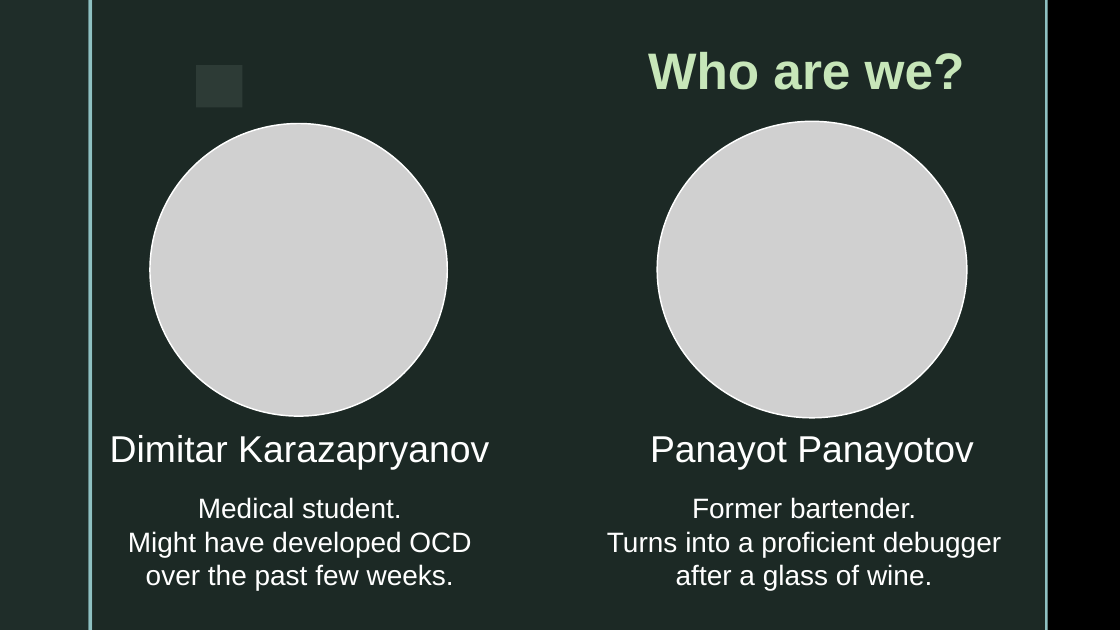
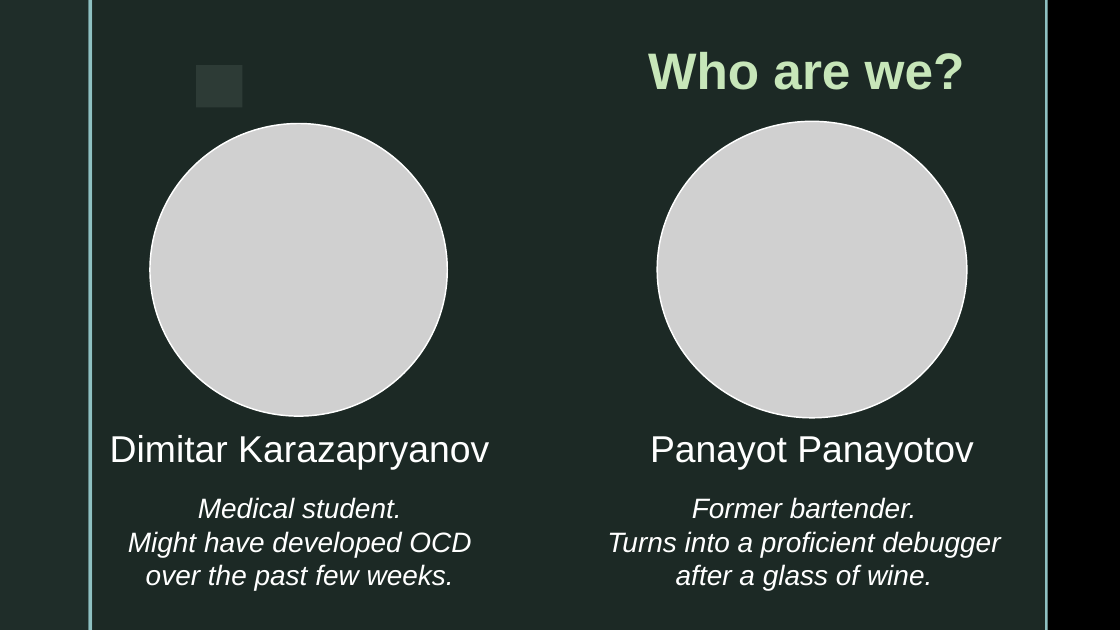
Before and after one commit to DimitarKaraz/Finance-Tracker, a slide deck: slide 2 of Finance Tracker Web Application.pptx. Drawn at 1120x630 pixels with LibreOffice and Linux fonts; fonts in the diff are those of the drawing; grey boxes stand for pictures; background and template pictures are left out. Boxes give left, top, right and bottom in pixels: in the first picture for what was removed or moved away, otherwise in the second. Text is boxed around its words. In the diff, an @@ line names an element or a change of style, - is before the commit and + after.

```diff
--- a/Finance Tracker Web Application.pptx
+++ b/Finance Tracker Web Application.pptx
@@ text "Medical student." at [128,497,471,591]: italic on @@
@@ text "Former bartender." at [607,497,1000,591]: italic on @@
```
Also in this commit, not shown: 2 other files.
